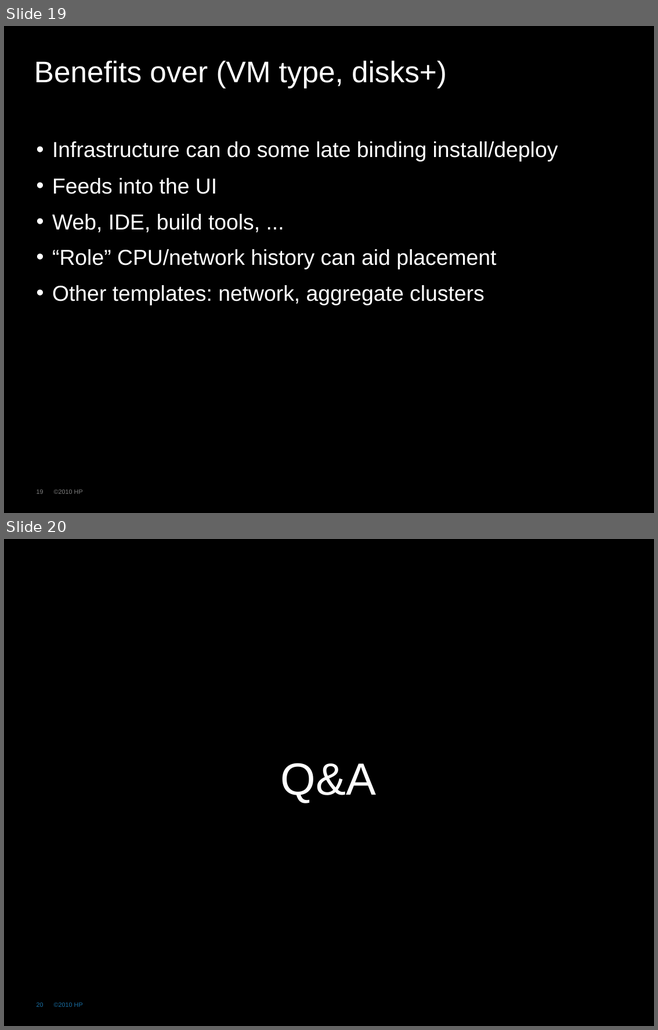
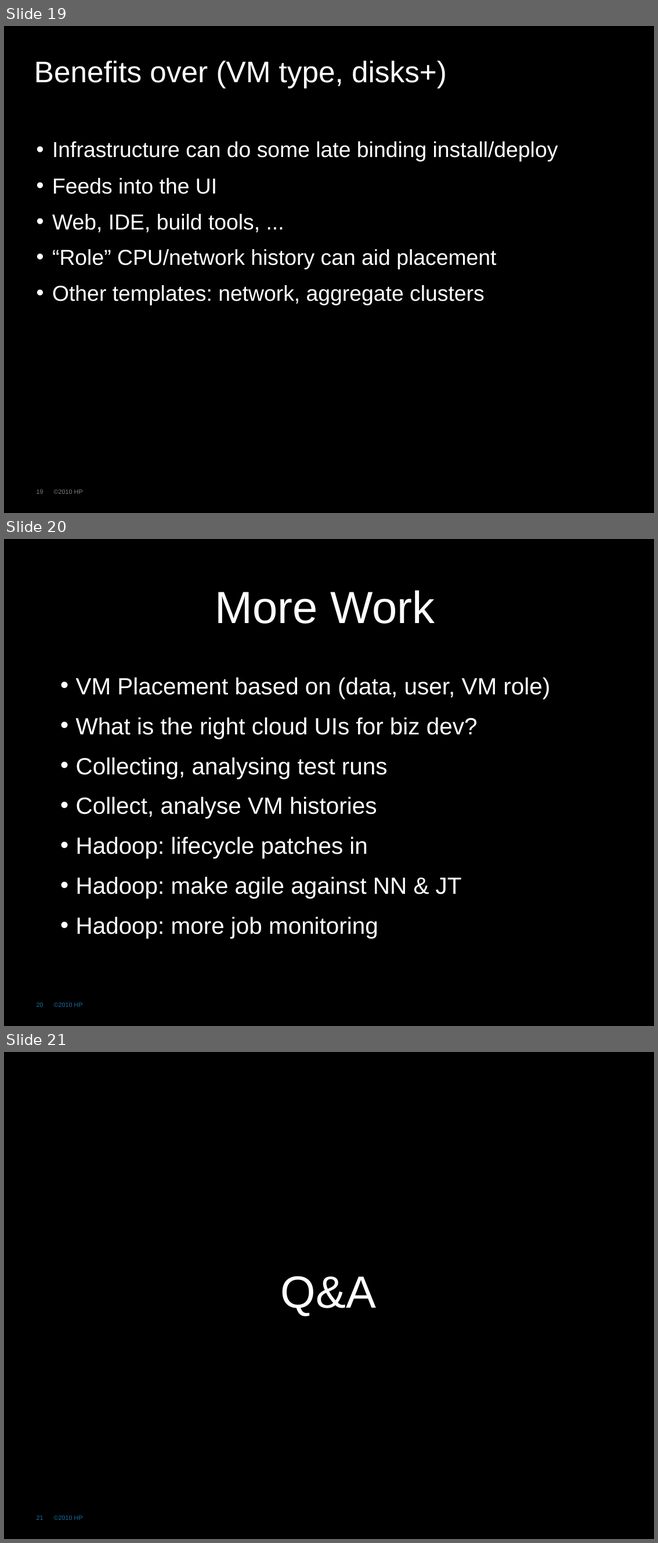
Before and after one commit to rhusar/smartfrog, a slide deck: core/components/cloudfarmer/doc/farming_hadoop_in_the_cloud.ppt. Shown one above the other, each under a label of ours: slides 19 and 20 before the commit, slides 19, 20 and 21 after it. The pictures are 658x1030 and 658x1543 pixels, drawn with LibreOffice and Linux fonts; fonts in the diff are those of the drawing; background and template pictures are left out. Boxes give left, top, right and bottom in pixels: in the first picture for what was removed or moved away, otherwise in the second. Text is boxed around its words. In the diff, an @@ line names an element or a change of style, - is before the commit and + after.

```diff
--- a/core/components/cloudfarmer/doc/farming_hadoop_in_the_cloud.ppt
+++ b/core/components/cloudfarmer/doc/farming_hadoop_in_the_cloud.ppt
@@ slide 20 added at box(4, 539, 654, 1026), background picture (left out); not listed: 2 template elements that a slide beside it also shows @@
@@ title added at box(215, 590, 435, 624), 50 pt, text #FFFFFF @@
+More Work
@@ text added at box(76, 677, 550, 939), 26 pt, text #FFFFFF @@
+• VM Placement based on (data, user, VM role)
+• What is the right cloud UIs for biz dev?
+• Collecting, analysing test runs
+• Collect, analyse VM histories
+• Hadoop: lifecycle patches in
+• Hadoop: make agile against NN & JT
+• Hadoop: more job monitoring
@@ what was slide 20 is now slide 21 @@
@@ page number at box(36, 1515, 43, 1520): text changed @@
-20
+21
```
Also in this commit, not shown: 5 slides changed, 1 other slide added, 1 slide removed.
